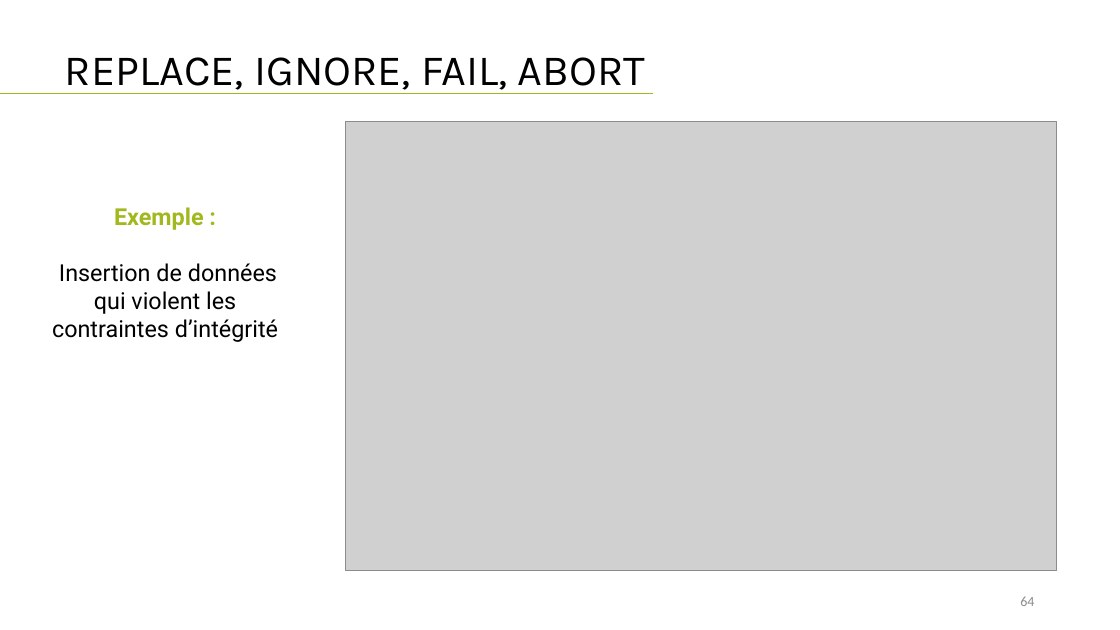
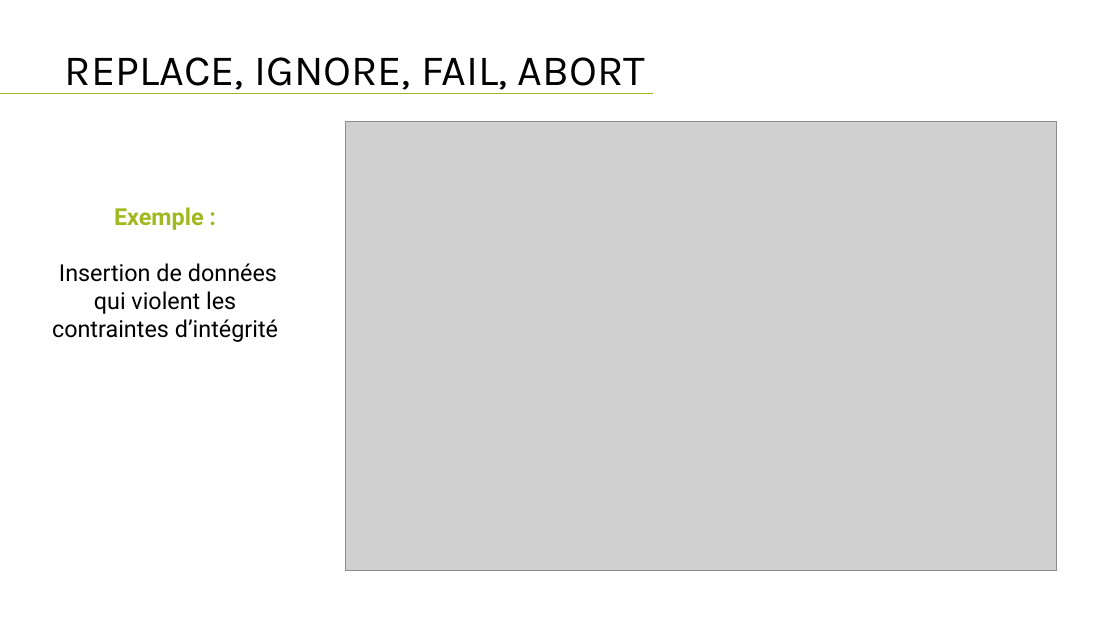
Before and after one commit to lahcenrahlaoui/Wingardium_Leviosaaaa, a slide deck: slide 64 of Presentation-projet-SQLite (1) - Copy.pptx. Drawn at 1120x630 pixels with LibreOffice and Linux fonts; fonts in the diff are those of the drawing; grey boxes stand for pictures. Boxes give left, top, right and bottom in pixels: in the first picture for what was removed or moved away, otherwise in the second. Text is boxed around its words. In the diff, an @@ line names an element or a change of style, - is before the commit and + after.

```diff
--- a/Presentation-projet-SQLite (1) - Copy.pptx
+++ b/Presentation-projet-SQLite (1) - Copy.pptx
@@ page number removed at bbox=[1020, 597, 1034, 606] @@
-64
```
Also in this commit, not shown: 3 other slides changed, 1 slide removed.
